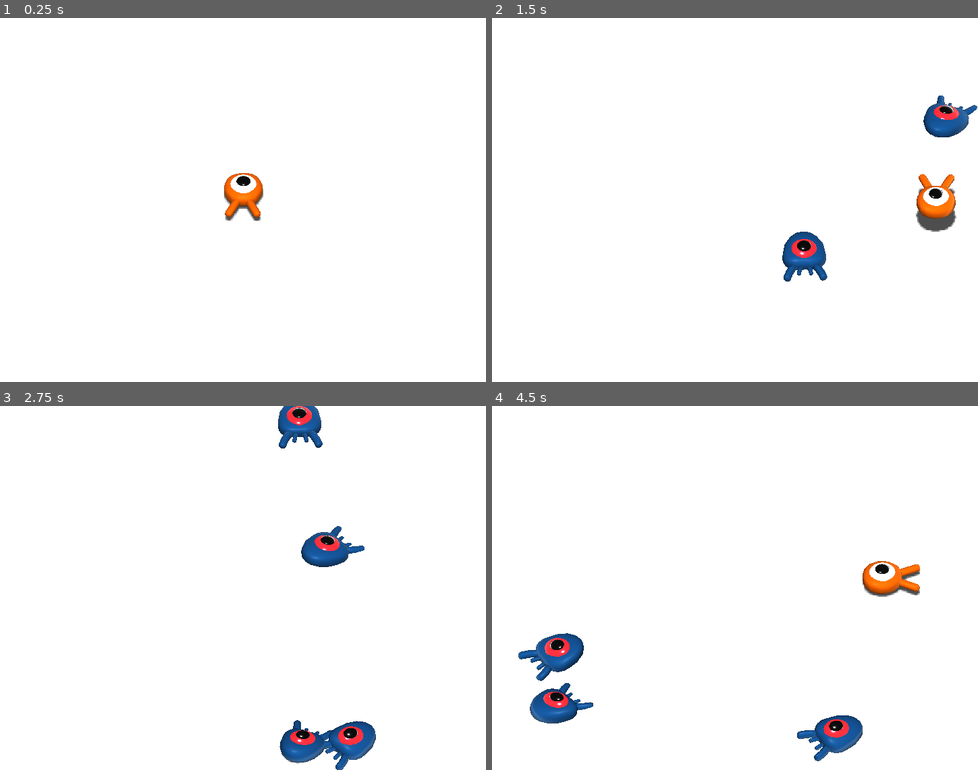
Above: before the commit, frames 1-4 (two rows, left to right).
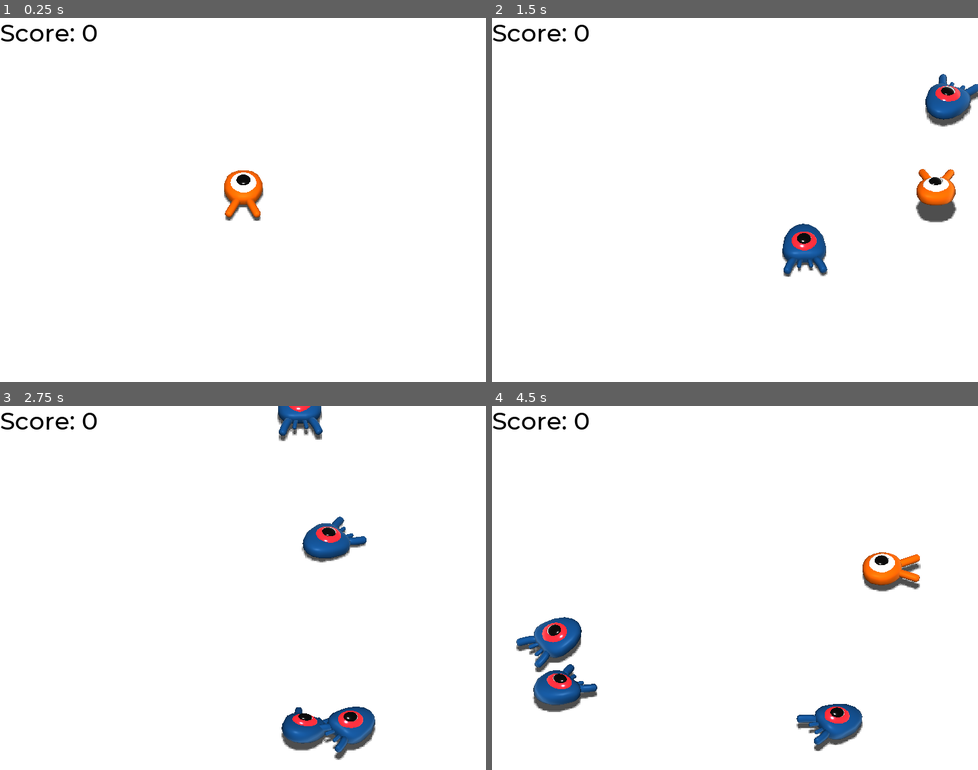
Above: after the commit, the same moments.

Repository: IanVzs/godot_3dgame_first
Game: Godot game, scene res://Main.tscn
The game is run twice, just before and just after one commit, with the same random seed, the same clock (stepped at 60 frames per second) and the same inputs.
Inputs:
- Up to frame 1 (0.25 s): no input
- Up to frame 2 (1.5 s): tap Enter (ui_accept) at 0.5 s; hold D (move_right) 0.53-1.28 s; hold Enter (ui_accept) 0.53-1.28 s; tap Space (jump) at 0.77, 0.8, 1.07, 1.35 s; hold S (move_back) from 1.28 s (still down)
- Up to frame 3 (2.75 s): tap Space (jump) at 1.52, 1.82, 2.3 s; tap Enter (ui_accept) at 1.55 s; release S (move_back) at 2.03 s; hold D (move_right) from 2.03 s (still down); hold Enter (ui_accept) from 2.03 s (still down)
- Up to frame 4 (4.5 s): release D (move_right) at 2.78 s; release Enter (ui_accept) at 2.78 s; hold W (move_forward) 2.78-3.53 s; tap Enter (ui_accept) at 2.85, 4.35 s; tap Space (jump) at 3.02, 3.32, 3.6, 3.77, 4.07 s; hold A (move_left) from 3.53 s (still down)

The runs differ from the first frame. In frame 1, 0.6% of the frame differs, in the area x 0-55%, y 1-55%; in frame 2, 3.5%; in frame 3, 4.4%; in frame 4, 5.6%, in the area x 0-89%, y 1-98%.

Commit message:
done tutorial

Diff:
--- a/Main.gd
+++ b/Main.gd
@@ -9,12 +9,13 @@
 # Called when the node enters the scene tree for the first time.
 func _ready():
 	randomize()
+	$UserInterface/Retry.hide()
 
 
-# Called every frame. 'delta' is the elapsed time since the previous frame.
-#func _process(delta):
-#	pass
-
+func _unhandled_input(event):
+	if event.is_action_pressed("ui_accept") and $UserInterface/Retry.visible:
+		# This restarts the current scene.
+		get_tree().reload_current_scene()
 
 func _on_MobTimer_timeout():
 	# Create a Mob instance and add it to the scene.
@@ -30,3 +31,8 @@
 
 	add_child(mob)
 	mob.initialize(mob_spawn_location.translation, player_position)
+	mob.connect("squashed", $UserInterface/ScoreLabel, "_on_Mob_squashed")
+
+func _on_Player_hit():
+	$MobTimer.stop()
+	$UserInterface/Retry.show()
--- a/Main.tscn
+++ b/Main.tscn
@@ -1,8 +1,10 @@
-[gd_scene load_steps=9 format=2]
+[gd_scene load_steps=15 format=2]
 
 [ext_resource path="res://Player.tscn" type="PackedScene" id=1]
 [ext_resource path="res://Main.gd" type="Script" id=2]
 [ext_resource path="res://Mob.tscn" type="PackedScene" id=3]
+[ext_resource path="res://fonts/Montserrat-Medium.ttf" type="DynamicFontData" id=4]
+[ext_resource path="res://ScoreLabel.gd" type="Script" id=5]
 
 [sub_resource type="BoxShape" id=1]
 extents = Vector3( 30, 1, 30 )
@@ -20,6 +22,21 @@
 "points": PoolVector3Array( 0, 0, 0, 0, 0, 0, -13.7444, 0.0120201, -15.3771, 0, 0, 0, 0, 0, 0, 14.063, 0.0127048, -15.6776, 0, 0, 0, 0, 0, 0, 14.0097, -0.013689, 17.4737, 0, 0, 0, 0, 0, 0, -13.9549, -0.0132942, 16.4179, 0, 0, 0, 0, 0, 0, -13.7444, 0.0120201, -15.3771 ),
 "tilts": PoolRealArray( 0, 0, 0, 0, 0 )
 }
+
+[sub_resource type="DynamicFont" id=6]
+size = 36
+font_data = ExtResource( 4 )
+
+[sub_resource type="Theme" id=7]
+default_font = SubResource( 6 )
+
+[sub_resource type="DynamicFont" id=8]
+size = 56
+outline_color = Color( 0, 0, 0, 1 )
+font_data = ExtResource( 4 )
+
+[sub_resource type="Theme" id=9]
+default_font = SubResource( 8 )
 
 [node name="Main" type="Node"]
 script = ExtResource( 2 )
@@ -83,4 +100,35 @@
 wait_time = 0.5
 autostart = true
 
+[node name="UserInterface" type="Control" parent="."]
+anchor_right = 1.0
+anchor_bottom = 1.0
+
+[node name="ScoreLabel" type="Label" parent="UserInterface"]
+margin_right = 40.0
+margin_bottom = 14.0
+theme = SubResource( 7 )
+custom_colors/font_color = Color( 0, 0, 0, 1 )
+text = "Score: 0"
+script = ExtResource( 5 )
+
+[node name="Retry" type="ColorRect" parent="UserInterface"]
+anchor_right = 1.0
+anchor_bottom = 1.0
+color = Color( 1, 1, 1, 0.470588 )
+
+[node name="Label" type="Label" parent="UserInterface/Retry"]
+anchor_left = 0.5
+anchor_top = 0.5
+anchor_right = 0.5
+anchor_bottom = 0.5
+margin_left = -280.0
+margin_top = -35.0
+margin_right = 280.0
+margin_bottom = 35.0
+theme = SubResource( 9 )
+custom_colors/font_color = Color( 0.0352941, 0.0156863, 0.0156863, 1 )
+text = "Press Enter to retry."
+
+[connection signal="hit" from="Player" to="." method="_on_Player_hit"]
 [connection signal="timeout" from="MobTimer" to="." method="_on_MobTimer_timeout"]
--- a/Mob.gd
+++ b/Mob.gd
@@ -4,6 +4,9 @@
 export var max_speed = 18
 
 var velocity = Vector3.ZERO
+
+# Emitted when the player jumped on the mob.
+signal squashed
 
 func _physics_process(_delta):
 	move_and_slide(velocity)
@@ -22,6 +25,12 @@
 	# We then rotate the vector based on the mob's Y rotation to move in the direction it's looking.
 	velocity = velocity.rotated(Vector3.UP, rotation.y)
 
+	$AnimationPlayer.playback_speed = random_speed / min_speed
+	# $Pivot.rotation.x = PI / 6 * velocity.y / 1
+
+func squash():
+	emit_signal("squashed")
+	queue_free()
 
 func _on_VisibilityNotifier_screen_exited():
 	queue_free()
--- a/Mob.tscn
+++ b/Mob.tscn
@@ -6,12 +6,98 @@
 [sub_resource type="BoxShape" id=1]
 extents = Vector3( 0.712517, 0.602054, 1.16654 )
 
-[node name="Mob" type="KinematicBody"]
+[sub_resource type="Animation" id=5]
+length = 0.001
+tracks/0/type = "value"
+tracks/0/path = NodePath("Pivot/Character:translation")
+tracks/0/interp = 1
+tracks/0/loop_wrap = true
+tracks/0/imported = false
+tracks/0/enabled = true
+tracks/0/keys = {
+"times": PoolRealArray( 0 ),
+"transitions": PoolRealArray( 1 ),
+"update": 0,
+"values": [ Vector3( 0, 0, 0 ) ]
+}
+tracks/1/type = "value"
+tracks/1/path = NodePath("Pivot/Character:rotation_degrees")
+tracks/1/interp = 1
+tracks/1/loop_wrap = true
+tracks/1/imported = false
+tracks/1/enabled = true
+tracks/1/keys = {
+"times": PoolRealArray( 0 ),
+"transitions": PoolRealArray( 1 ),
+"update": 0,
+"values": [ Vector3( 0, 0, 0 ) ]
+}
+
+[sub_resource type="Animation" id=6]
+resource_name = "float"
+length = 1.2
+loop = true
+tracks/0/type = "value"
+tracks/0/path = NodePath("Pivot/Character:translation")
+tracks/0/interp = 1
+tracks/0/loop_wrap = true
+tracks/0/imported = false
+tracks/0/enabled = true
+tracks/0/keys = {
+"times": PoolRealArray( -0.1, 0.2, 0.7, 1.2 ),
+"transitions": PoolRealArray( 1, 0.420448, 2.07053, 1 ),
+"update": 0,
+"values": [ Vector3( 0, 0, 0 ), Vector3( 0, 0, 0 ), Vector3( 0, 0.65, 0 ), Vector3( 0, 0.35, 0 ) ]
+}
+tracks/1/type = "value"
+tracks/1/path = NodePath("Pivot/Character:rotation_degrees")
+tracks/1/interp = 1
+tracks/1/loop_wrap = true
+tracks/1/imported = false
+tracks/1/enabled = true
+tracks/1/keys = {
+"times": PoolRealArray( 0.1, 0.5, 1.2 ),
+"transitions": PoolRealArray( 0.420448, 0.466517, 1 ),
+"update": 0,
+"values": [ Vector3( 0, 0, 0 ), Vector3( 8, 0, 0 ), Vector3( -9, 0, 0 ) ]
+}
+
+[sub_resource type="Animation" id=4]
+resource_name = "float"
+length = 1.2
+loop = true
+tracks/0/type = "value"
+tracks/0/path = NodePath("Pivot/Character:translation")
+tracks/0/interp = 1
+tracks/0/loop_wrap = true
+tracks/0/imported = false
+tracks/0/enabled = true
+tracks/0/keys = {
+"times": PoolRealArray( 0.2, 0.7, 1.2 ),
+"transitions": PoolRealArray( 0.420448, 2.07053, 1 ),
+"update": 0,
+"values": [ Vector3( 0, 0, 0 ), Vector3( 0, 0.65, 0 ), Vector3( 0, 0.35, 0 ) ]
+}
+tracks/1/type = "value"
+tracks/1/path = NodePath("Pivot/Character:rotation_degrees")
+tracks/1/interp = 1
+tracks/1/loop_wrap = true
+tracks/1/imported = false
+tracks/1/enabled = true
+tracks/1/keys = {
+"times": PoolRealArray( 0.1, 0.5, 1.2 ),
+"transitions": PoolRealArray( 0.420448, 0.466517, 1 ),
+"update": 0,
+"values": [ Vector3( 0, 0, 0 ), Vector3( 8, 0, 0 ), Vector3( -9, 0, 0 ) ]
+}
+
+[node name="Mob" type="KinematicBody" groups=["mob"]]
 collision_layer = 2
 collision_mask = 2
 script = ExtResource( 2 )
 
 [node name="Pivot" type="Spatial" parent="."]
+transform = Transform( 1, 0, 0, 0, 1, 0, 0, 0, 1, 0, 0.586587, 0 )
 
 [node name="Character" parent="Pivot" instance=ExtResource( 1 )]
 
@@ -22,4 +108,10 @@
 [node name="VisibilityNotifier" type="VisibilityNotifier" parent="."]
 aabb = AABB( -1, -1, -1.56375, 2, 2, 3.1275 )
 
+[node name="AnimationPlayer" type="AnimationPlayer" parent="."]
+autoplay = "float"
+anims/RESET = SubResource( 5 )
+anims/float = SubResource( 6 )
+"anims/float 2" = SubResource( 4 )
+
 [connection signal="screen_exited" from="VisibilityNotifier" to="." method="_on_VisibilityNotifier_screen_exited"]
--- /dev/null
+++ b/MusicPlayer.tscn
@@ -0,0 +1,7 @@
+[gd_scene load_steps=2 format=2]
+
+[ext_resource path="res://art/House In a Forest Loop.ogg" type="AudioStream" id=1]
+
+[node name="MusicPlayer" type="AudioStreamPlayer"]
+stream = ExtResource( 1 )
+autoplay = true
--- a/Player.gd
+++ b/Player.gd
@@ -3,6 +3,11 @@
 export var speed = 14
 export var fall_acceleration = 75
 export var jump_impulse = 20
+# Vertical impulse applied to the character upon bouncing over a mob in
+# meters per second.
+export var bounce_impulse = 16
+
+signal hit
 
 var velocity = Vector3.ZERO
 
@@ -29,6 +34,10 @@
 		# look_at: 此方法在空间中取一个位置以查看全局坐标和向上方向。在这种情况下，我们可以使用 Vector3.UP 常量
 		$Pivot.look_at(translation + direction, Vector3.UP)
 
+		$AnimationPlayer.playback_speed = 4
+	else:
+		$AnimationPlayer.playback_speed = 1
+
 	# Ground velocity
 	velocity.x = direction.x * speed
 	velocity.z = direction.z * speed
@@ -43,3 +52,24 @@
 	# 当撞到地板或墙壁时，该函数将减少或重置你在该方向的速度。
 	# 在我们的例子中，存储函数的返回值可以防止角色积累垂直动量，否则可能会变得很大，角色会在一段时间后穿过地面。
 	velocity = move_and_slide(velocity, Vector3.UP)
+
+	for index in range(get_slide_count()):
+		# We check every collision that occurred this frame.
+		var collision = get_slide_collision(index)
+		# If we collide with a monster...
+		if collision.collider.is_in_group("mob"):
+			var mob = collision.collider
+			# ...we check that we are hitting it from above.
+			if Vector3.UP.dot(collision.normal) > 0.1:
+				# If so, we squash it and bounce.
+				mob.squash()
+				velocity.y = bounce_impulse
+	# Pivot（轴心）可以在动画之上叠加变换。我们可以用下面这行代码使角色在跳跃时产生弧线。
+	$Pivot.rotation.x = PI / 6 * velocity.y / jump_impulse
+
+func die():
+	emit_signal("hit")
+	queue_free()
+
+func _on_MobDetector_body_entered(body):
+	die()
--- a/Player.tscn
+++ b/Player.tscn
@@ -1,10 +1,70 @@
-[gd_scene load_steps=4 format=2]
+[gd_scene load_steps=7 format=2]
 
 [ext_resource path="res://art/player.glb" type="PackedScene" id=1]
 [ext_resource path="res://Player.gd" type="Script" id=2]
 
 [sub_resource type="SphereShape" id=1]
 radius = 0.824111
+
+[sub_resource type="CylinderShape" id=2]
+radius = 0.961066
+height = 0.760774
+
+[sub_resource type="Animation" id=3]
+length = 0.001
+tracks/0/type = "value"
+tracks/0/path = NodePath("Pivot/Character:translation")
+tracks/0/interp = 1
+tracks/0/loop_wrap = true
+tracks/0/imported = false
+tracks/0/enabled = true
+tracks/0/keys = {
+"times": PoolRealArray( 0 ),
+"transitions": PoolRealArray( 1 ),
+"update": 0,
+"values": [ Vector3( 0, 0, 0 ) ]
+}
+tracks/1/type = "value"
+tracks/1/path = NodePath("Pivot/Character:rotation_degrees")
+tracks/1/interp = 1
+tracks/1/loop_wrap = true
+tracks/1/imported = false
+tracks/1/enabled = true
+tracks/1/keys = {
+"times": PoolRealArray( 0 ),
+"transitions": PoolRealArray( 1 ),
+"update": 0,
+"values": [ Vector3( 0, 0, 0 ) ]
+}
+
+[sub_resource type="Animation" id=4]
+resource_name = "float"
+length = 1.2
+loop = true
+tracks/0/type = "value"
+tracks/0/path = NodePath("Pivot/Character:translation")
+tracks/0/interp = 1
+tracks/0/loop_wrap = true
+tracks/0/imported = false
+tracks/0/enabled = true
+tracks/0/keys = {
+"times": PoolRealArray( 0.2, 0.7, 1.2 ),
+"transitions": PoolRealArray( 0.420448, 2.07053, 1 ),
+"update": 0,
+"values": [ Vector3( 0, 0, 0 ), Vector3( 0, 0.65, 0 ), Vector3( 0, 0.35, 0 ) ]
+}
+tracks/1/type = "value"
+tracks/1/path = NodePath("Pivot/Character:rotation_degrees")
+tracks/1/interp = 1
+tracks/1/loop_wrap = true
+tracks/1/imported = false
+tracks/1/enabled = true
+tracks/1/keys = {
+"times": PoolRealArray( 0.1, 0.5, 1.2 ),
+"transitions": PoolRealArray( 0.420448, 0.466517, 1 ),
+"update": 0,
+"values": [ Vector3( 0, 0, 0 ), Vector3( 8, 0, 0 ), Vector3( -9, 0, 0 ) ]
+}
 
 [node name="Player" type="KinematicBody"]
 collision_mask = 6
@@ -16,3 +76,19 @@
 
 [node name="CollisionShape" type="CollisionShape" parent="."]
 shape = SubResource( 1 )
+
+[node name="MobDetector" type="Area" parent="."]
+collision_layer = 0
+collision_mask = 2
+monitorable = false
+
+[node name="CollisionShape" type="CollisionShape" parent="MobDetector"]
+transform = Transform( 1, 0, 0, 0, 1, 0, 0, 0, 1, 0.0164053, 0.182807, -0.0493159 )
+shape = SubResource( 2 )
+
+[node name="AnimationPlayer" type="AnimationPlayer" parent="."]
+autoplay = "float"
+anims/RESET = SubResource( 3 )
+anims/float = SubResource( 4 )
+
+[connection signal="body_entered" from="MobDetector" to="." method="_on_MobDetector_body_entered"]
--- /dev/null
+++ b/ScoreLabel.gd
@@ -0,0 +1,16 @@
+extends Label
+
+
+# Declare member variables here. Examples:
+var score = 0
+
+
+# Called when the node enters the scene tree for the first time.
+func _ready():
+	pass # Replace with function body.
+
+
+# Called every frame. 'delta' is the elapsed time since the previous frame.
+func _on_Mob_squashed():
+	score += 1
+	text = "Score: %s" % score
--- a/project.godot
+++ b/project.godot
@@ -17,6 +17,10 @@
 config/name="Squash the Creeps (3D)"
 run/main_scene="res://Main.tscn"
 config/icon="res://icon.png"
+
+[autoload]
+
+MusicPlayer="*res://MusicPlayer.tscn"
 
 [display]
 
Not shown: 1 places in Mob.tscn that only renumber resources
Not shown, added: messages.pot
